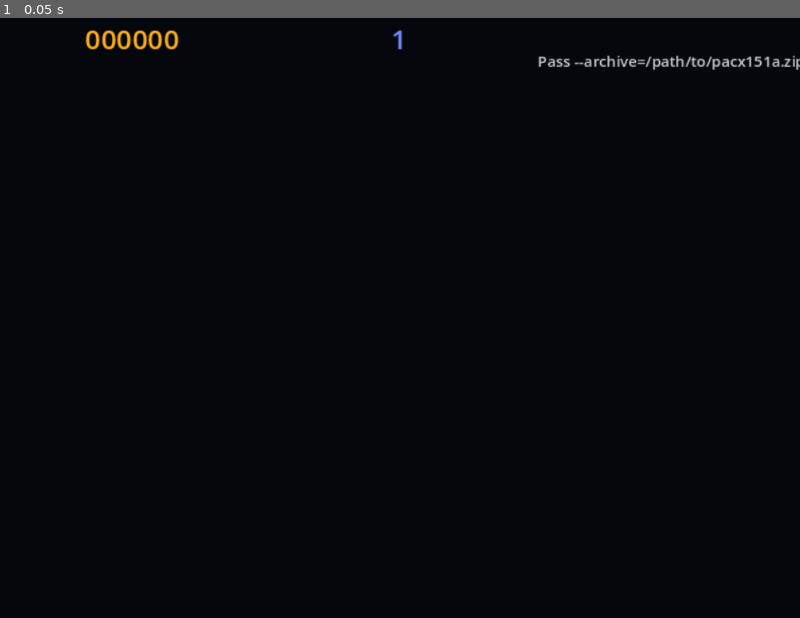
Above: before the commit, frame 1.
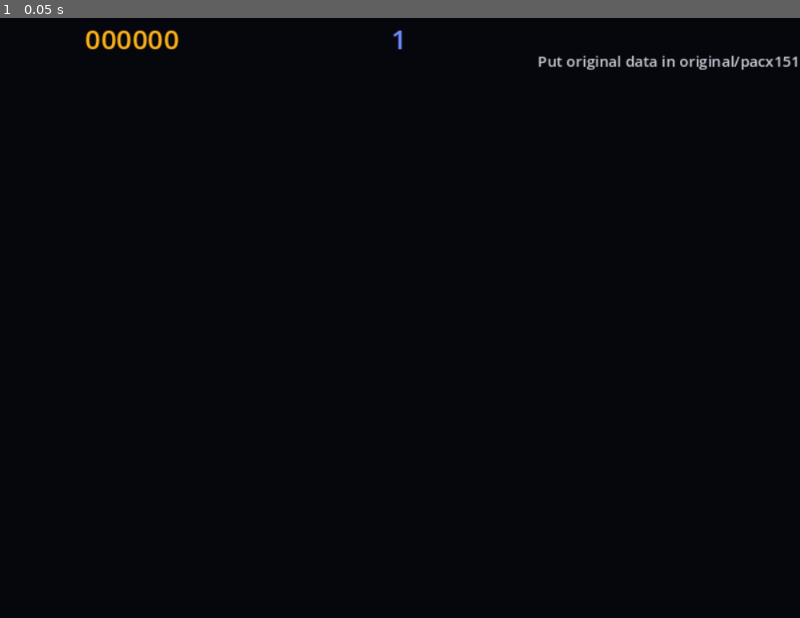
Above: after the commit, the same moment.

Repository: YSaxon/open-pac-the-man
Game: Godot game, scene res://src/app/main.tscn
Two runs of this game, one before a commit and one after it. Both use one fixed random seed, a clock stepped at 60 frames per second and the inputs below.
Inputs:
- Up to frame 1 (0.05 s): no input

The runs differ from the first frame. In frame 1, 0.4% of the frame differs, in the area x 68-100%, y 6-9%.

Commit message:
Prepare alpha release infrastructure

Diff:
--- a/src/app/main.gd
+++ b/src/app/main.gd
@@ -116,7 +116,7 @@
 	level_root = $LevelRoot
 	archive_path = _archive_path()
 	if archive_path.is_empty():
-		$Status.text = "Maze Engine\nPass --archive=/path/to/pacx151a.zip to load original data"
+		$Status.text = "Maze Engine\nPut original data in original/pacx151a.zip or pass --archive=/path/to/Pac the Man X.app"
 		return
 	level_pack = "x" if _argument_value("--level-pack=").to_lower() == "x" else "standard"
 	if not _load_level_pack(level_pack):
@@ -273,9 +273,14 @@
 	var requested := _argument_value("--archive=")
 	if not requested.is_empty():
 		return requested
-	var development_archive := ProjectSettings.globalize_path("res://../clone/pacx151a.zip")
-	if FileAccess.file_exists(development_archive):
-		return development_archive
+	var candidates := [
+		ProjectSettings.globalize_path("res://original/pacx151a.zip"),
+		ProjectSettings.globalize_path("res://original/Pac the Man X.app"),
+		ProjectSettings.globalize_path("res://../clone/pacx151a.zip"),
+	]
+	for candidate in candidates:
+		if FileAccess.file_exists(candidate) or DirAccess.dir_exists_absolute(candidate):
+			return candidate
 	return ""
 
 
--- a/src/import/original_archive.gd
+++ b/src/import/original_archive.gd
@@ -10,34 +10,80 @@
 
 static var _readers_by_path: Dictionary = {}
 static var _files_by_path: Dictionary = {}
+static var _directory_files_by_path: Dictionary = {}
 
 
 func inspect(path: String) -> Dictionary:
+	var resolved_path := _resolve_path(path)
 	var result := {
-		"path": path,
+		"path": resolved_path,
+		"kind": "",
 		"sha256": "",
 		"entry_count": 0,
 		"extensions": {},
 		"missing_required": PackedStringArray(),
 	}
-	if not FileAccess.file_exists(path):
-		result["error"] = "Archive does not exist"
+	if DirAccess.dir_exists_absolute(resolved_path):
+		result["kind"] = "directory"
+		var files := _files_for_directory(resolved_path)
+		_populate_file_report(result, files)
+		return result
+
+	if not FileAccess.file_exists(resolved_path):
+		result["error"] = "Archive/app path does not exist"
 		return result
 
 	var reader := ZIPReader.new()
-	var open_error := reader.open(path)
+	var open_error := reader.open(resolved_path)
 	if open_error != OK:
 		result["error"] = "Could not open ZIP archive (error %d)" % open_error
 		return result
 
 	var files := reader.get_files()
-	result["sha256"] = FileAccess.get_sha256(path)
+	result["kind"] = "zip"
+	result["sha256"] = FileAccess.get_sha256(resolved_path)
+	_populate_file_report(result, files)
+	reader.close()
+	return result
+
+
+func read_file_by_suffix(path: String, suffix: String) -> Dictionary:
+	var resolved_path := _resolve_path(path)
+	if DirAccess.dir_exists_absolute(resolved_path):
+		var directory_files := _files_for_directory(resolved_path)
+		for file in directory_files:
+			var relative_path: String = file["path"]
+			if relative_path.ends_with(suffix):
+				var bytes := FileAccess.get_file_as_bytes(file["absolute"])
+				return {"path": relative_path, "bytes": bytes}
+		return {"error": "App/resource entry not found: %s" % suffix}
+
+	var reader: ZIPReader = _readers_by_path.get(resolved_path)
+	if reader == null:
+		reader = ZIPReader.new()
+		var open_error := reader.open(resolved_path)
+		if open_error != OK:
+			return {"error": "Could not open ZIP archive (error %d)" % open_error}
+		_readers_by_path[resolved_path] = reader
+		_files_by_path[resolved_path] = reader.get_files()
+	var files: PackedStringArray = _files_by_path[resolved_path]
+	for file in files:
+		if file.ends_with(suffix):
+			var bytes := reader.read_file(file)
+			return {"path": file, "bytes": bytes}
+	return {"error": "Archive entry not found: %s" % suffix}
+
+
+func _populate_file_report(result: Dictionary, files) -> void:
 	result["entry_count"] = files.size()
 	var extension_counts: Dictionary = {}
 	for file in files:
-		if file.ends_with("/"):
+		if file is Dictionary:
+			file = file["path"]
+		var file_path: String = file
+		if file_path.ends_with("/"):
 			continue
-		var extension := file.get_extension().to_lower()
+		var extension: String = file_path.get_extension().to_lower()
 		if extension.is_empty():
 			extension = "(none)"
 		extension_counts[extension] = int(extension_counts.get(extension, 0)) + 1
@@ -47,28 +93,47 @@
 	for suffix in REQUIRED_SUFFIXES:
 		var found := false
 		for file in files:
-			if file.ends_with(suffix):
+			if file is Dictionary:
+				file = file["path"]
+			var file_path: String = file
+			if file_path.ends_with(suffix):
 				found = true
 				break
 		if not found:
 			missing.append(suffix)
 	result["missing_required"] = missing
-	reader.close()
-	return result
 
 
-func read_file_by_suffix(path: String, suffix: String) -> Dictionary:
-	var reader: ZIPReader = _readers_by_path.get(path)
-	if reader == null:
-		reader = ZIPReader.new()
-		var open_error := reader.open(path)
-		if open_error != OK:
-			return {"error": "Could not open ZIP archive (error %d)" % open_error}
-		_readers_by_path[path] = reader
-		_files_by_path[path] = reader.get_files()
-	var files: PackedStringArray = _files_by_path[path]
-	for file in files:
-		if file.ends_with(suffix):
-			var bytes := reader.read_file(file)
-			return {"path": file, "bytes": bytes}
-	return {"error": "Archive entry not found: %s" % suffix}
+func _files_for_directory(path: String) -> Array:
+	var resolved_path := _resolve_path(path)
+	if not _directory_files_by_path.has(resolved_path):
+		var files: Array = []
+		_collect_directory_files(resolved_path, resolved_path, files)
+		_directory_files_by_path[resolved_path] = files
+	return _directory_files_by_path[resolved_path]
+
+
+func _collect_directory_files(root: String, current: String, files: Array) -> void:
+	var dir := DirAccess.open(current)
+	if dir == null:
+		return
+	dir.list_dir_begin()
+	var name := dir.get_next()
+	while not name.is_empty():
+		if name != "." and name != "..":
+			var absolute := current.path_join(name)
+			if dir.current_is_dir():
+				_collect_directory_files(root, absolute, files)
+			else:
+				var relative := absolute.replace("\\", "/").trim_prefix(root.replace("\\", "/"))
+				if not relative.begins_with("/"):
+					relative = "/" + relative
+				files.append({"path": relative, "absolute": absolute})
+		name = dir.get_next()
+	dir.list_dir_end()
+
+
+func _resolve_path(path: String) -> String:
+	if path.begins_with("res://") or path.begins_with("user://"):
+		return ProjectSettings.globalize_path(path)
+	return path
Not shown, added: export_presets.cfg
Not shown, added: .github/workflows/ci.yml
Not shown, changed: .gitignore
Not shown, added: LICENSE
Not shown, changed: README.md
Not shown, added: docs/original-data.md
Not shown, changed: play.cmd
